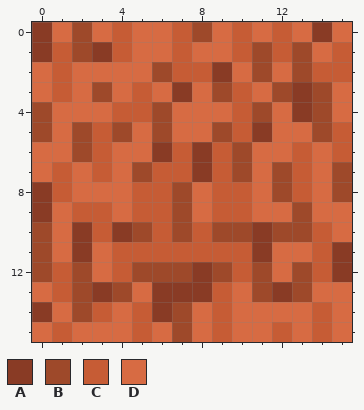
Edited in one commit: pixel-art sprite (assets/minecraft/textures/wpz/leather.png). This is how it looked before the edit.
The file is 16x16 pixels.
Palette (. is transparent): A #893b25  B #9e492a  C #c65c35  D #d76b43
Pixels before, first column x 0:
 0 ADBDCDDCBDCDCDAD
 1 ACBACDDCDDCBCBDC
 2 DCDDDDBCCADBDBCC
 3 DCDBDCDADBCDBABD
 4 BDDDCCBDDDCBDABD
 5 BDBCBDBDDBCADDBC
 6 DDBCDDACACBDDCDC
 7 DCDCDBCCACBDBCDB
 8 ACDDDCCBDCCDBCDB
 9 ADCCDCCBDCCDDBDD
10 BDACABCBCBBABBCD
11 BDADCCCCCCCADDCA
12 BCBDCBBBABCBDBCA
13 DCBABDAAACDBABDD
14 ADBCDCABDCDDDDCD
15 DCDDDCDBDCDDCDCD
After the commit:
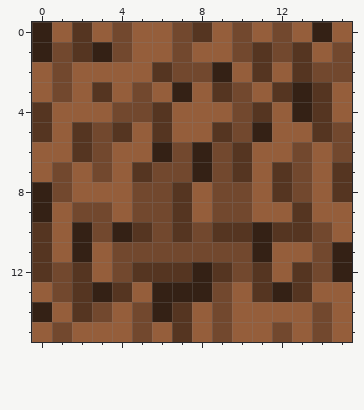
Change:
colour A: #893b25 -> #342115
colour B: #9e492a -> #553521
colour C: #c65c35 -> #72482e
colour D: #d76b43 -> #955e3b
Changed places in both pictures, as pixel boxes (x1, y1, x2, y2):
changed: (32, 22, 352, 342)
